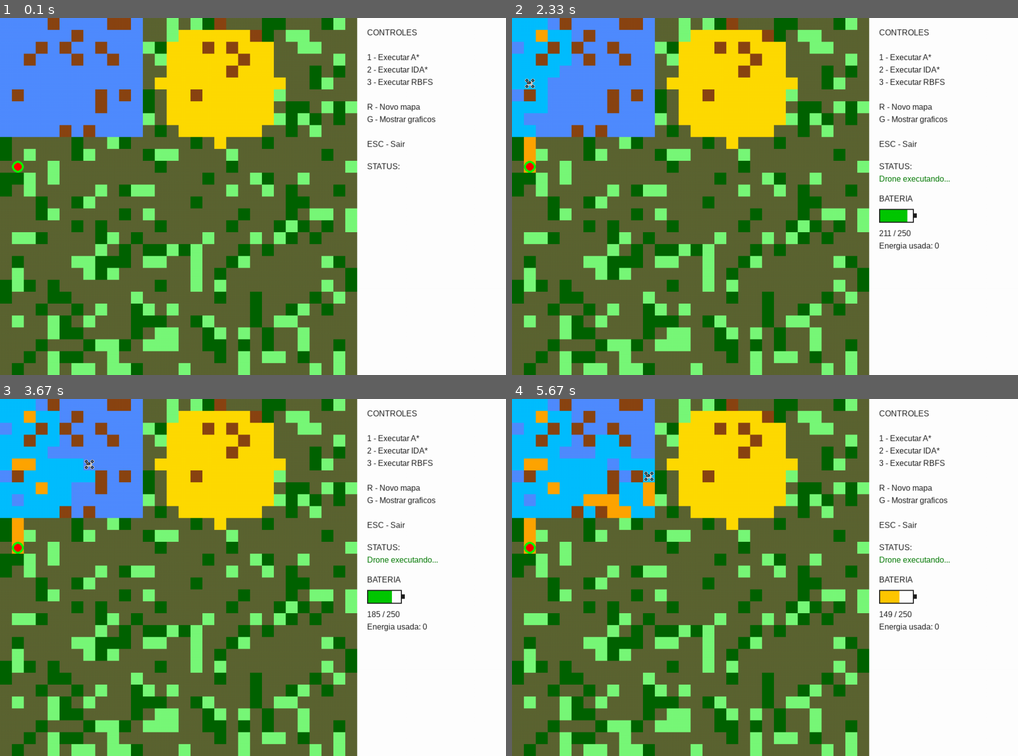
Above: before the commit, frames 1-4 (two rows, left to right).
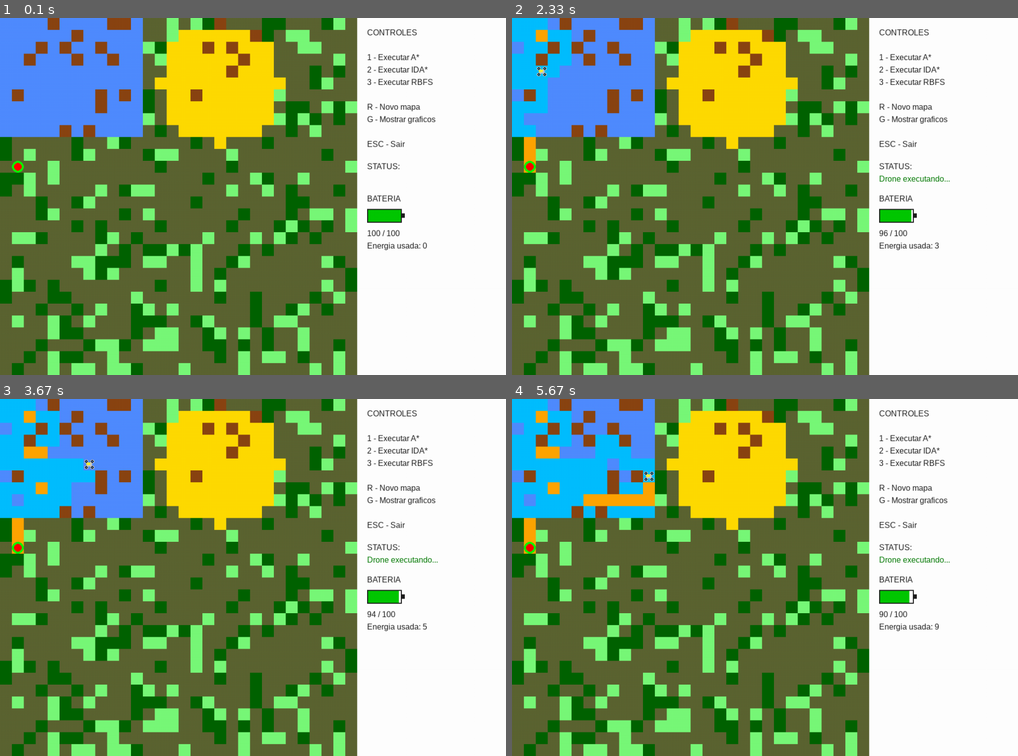
Above: after the commit, the same moments.

Repository: Trabalhos-UNIP-IA/IA_J903_Agro_Comparacao_Astar_IDAstar_RBFS
Game: pygame game, started from pygame_vizual.py
Two runs of this game, one before a commit and one after it. Both use one fixed random seed, a clock stepped at 60 frames per second and the inputs below.
Inputs:
- Up to frame 1 (0.1 s): no input
- Up to frame 2 (2.33 s): tap 1 at 0.33 s
- Up to frame 3 (3.67 s): no input
- Up to frame 4 (5.67 s): no input

The runs differ from the first frame. In frame 1, 0.5% of the frame differs, in the area x 72-85%, y 49-66%; in frame 2, 0.2%; in frame 3, 0.5%; in frame 4, 0.9%, in the area x 2-85%, y 13-65%.

Commit message:
atualizaçao

Diff:
--- a/config.py
+++ b/config.py
@@ -5,11 +5,10 @@
 TAMANHO = 24
 LINHAS = 30
 COLUNAS = 30
-
 LARGURA = COLUNAS * TAMANHO + 300
 ALTURA = LINHAS * TAMANHO
 E_MAX = 100  # energia máxima do drone
-CUSTO_MOVIMENTO = 0.8  # custo de energia para cada movimento
+CUSTO_MOVIMENTO = 0.2  # custo de energia para cada movimento
 DIRECOES = [(1, 0), (-1, 0), (0, 1), (0, -1)]
 
 # =============================
--- a/mapa.py
+++ b/mapa.py
@@ -1,5 +1,5 @@
 import random
-from Drone import Drone
+
 import pygame
 from config import LINHAS, COLUNAS, TAMANHO, BRANCO, PRETO, AZUL, AMARELO, VERDE, VERMELHO, CINZA
 
@@ -50,7 +50,7 @@
     return grid
 
 
-def desenhar(tela,grid,start:list , goal:list, cdrone=None,cdrone2=None,drone=Drone,drone2=Drone):
+def desenhar(tela,grid,start:list , goal:list, drone=None,drone2=None):
 
     tela.fill(BRANCO)
 
@@ -95,11 +95,100 @@
         TAMANHO // 3,
     )
 
-    if cdrone:
-        drone.desenhar_drone(cdrone,tela,TAMANHO)
-    if cdrone2:
-        drone2.desenhar_drone(cdrone2,tela,TAMANHO)
-
+    if drone:
+
+        x, y = drone
+        # pygame.draw.rect(
+        #     tela,
+        #     CINZA,
+        #     ( y * TAMANHO  , x * TAMANHO
+        #      , TAMANHO*.7, TAMANHO*.5),
+        #     )
+                # Definindo o retângulo do corpo (centralizado no drone)
+        largura_corpo = TAMANHO // 2
+        altura_corpo = TAMANHO // 3
+
+        # Desenha o retângulo preenchido (width=0) e com cantos levemente arredondados
+        # 1. Definimos o centro da célula (onde o drone está)
+        centro_x = y * TAMANHO + TAMANHO // 2
+        centro_y = x * TAMANHO + TAMANHO // 2
+
+        pygame.draw.rect(
+            tela,
+            CINZA,
+            (centro_x - largura_corpo // 2, centro_y - altura_corpo // 2, largura_corpo, altura_corpo),
+            width=0,
+            border_radius=5
+        )
+        pygame.draw.rect(
+            tela,
+            [255,255,0],
+            (centro_x - largura_corpo // 2, centro_y - altura_corpo // 2, largura_corpo*.7, altura_corpo*.7),
+            width=2,
+            border_radius=5
+        )
+        # 2. Definimos a distância do centro até as hélices (ajuste o 4 conforme desejar)
+        deslocamento = TAMANHO // 4
+
+        # 3. Lista de direções: (horizontal, vertical)
+        # (-1, -1) = Superior Esquerdo | (1, -1) = Superior Direito
+        # (-1, 1)  = Inferior Esquerdo | (1, 1)  = Inferior Direito
+
+        posicoes = [(-1, -1), (1, -1), (-1, 1), (1, 1)]
+
+        for dx, dy in posicoes:
+            # Calcula a posição de cada hélice
+            pos_helice = (centro_x + dx * deslocamento, centro_y + dy * deslocamento)
+
+            # Desenha o círculo Amarelo (Externo)
+            pygame.draw.circle(tela, CINZA, pos_helice, TAMANHO // 6,width=3)
+
+            # Desenha o círculo Preto (Interno)
+            pygame.draw.circle(tela, PRETO, pos_helice, TAMANHO // 8 ,width=2)
+    if drone2:
+        tamanho = TAMANHO
+        desenhar_drone(drone2,tela,tamanho,[0,0,255],[255,0,0])
+        # x, y = drone2
+        # largura_corpo = TAMANHO // 2
+        # altura_corpo = TAMANHO // 3
+
+        # # Desenha o retângulo preenchido (width=0) e com cantos levemente arredondados
+        # # 1. Definimos o centro da célula (onde o drone está)
+        # centro_x = y * TAMANHO + TAMANHO // 2
+        # centro_y = x * TAMANHO + TAMANHO // 2
+
+        # pygame.draw.rect(
+        #     tela,
+        #     [0,0,255],
+        #     (centro_x - largura_corpo // 2, centro_y - altura_corpo // 2, largura_corpo, altura_corpo),
+        #     width=0,
+        #     border_radius=5
+        # )
+        # pygame.draw.rect(
+        #     tela,
+        #     [255,0,0],
+        #     (centro_x - largura_corpo // 2, centro_y - altura_corpo // 2, largura_corpo*.7, altura_corpo*.7),
+        #     width=2,
+        #     border_radius=5
+        # )
+        # # 2. Definimos a distância do centro até as hélices (ajuste o 4 conforme desejar)
+        # deslocamento = TAMANHO // 4
+
+        # # 3. Lista de direções: (horizontal, vertical)
+        # # (-1, -1) = Superior Esquerdo | (1, -1) = Superior Direito
+        # # (-1, 1)  = Inferior Esquerdo | (1, 1)  = Inferior Direito
+
+        # posicoes = [(-1, -1), (1, -1), (-1, 1), (1, 1)]
+
+        # for dx, dy in posicoes:
+        #     # Calcula a posição de cada hélice
+        #     pos_helice = (centro_x + dx * deslocamento, centro_y + dy * deslocamento)
+
+        #     # Desenha o círculo Amarelo (Externo)
+        #     pygame.draw.circle(tela, [0,0,255], pos_helice, TAMANHO // 6,width=3)
+
+        #     # Desenha o círculo Preto (Interno)
+        #     pygame.draw.circle(tela, [255,0,0], pos_helice, TAMANHO // 8 ,width=2)
 
 def desenhar_drone(cortendas:list,tela, tamanho,cor_primaria:list,cor_secundaria:list):
         x, y = cortendas
@@ -128,6 +217,10 @@
         # 2. Definimos a distância do centro até as hélices (ajuste o 4 conforme desejar)
         deslocamento = tamanho // 4
 
+        # 3. Lista de direções: (horizontal, vertical)
+        # (-1, -1) = Superior Esquerdo | (1, -1) = Superior Direito
+        # (-1, 1)  = Inferior Esquerdo | (1, 1)  = Inferior Direito
+
         posicoes = [(-1, -1), (1, -1), (-1, 1), (1, 1)]
 
         for dx, dy in posicoes:
--- a/pygame_vizual.py
+++ b/pygame_vizual.py
@@ -1,12 +1,13 @@
+
 # Importações e configurações
 import pygame
+import heapq
 import time
+import tracemalloc
 from copy import deepcopy
-from config import  COLUNAS, TAMANHO, PRETO,ALTURA, LARGURA,CINZA
+from config import LINHAS, COLUNAS, TAMANHO, PRETO,ALTURA, LARGURA,CUSTO_MOVIMENTO ,E_MAX,DIRECOES
 from mapa import gerar_mapa, desenhar
-from Drone import Drone
 import matplotlib.pyplot as plt
-from algoritmos import executar_algoritmo,custo , ida_star,astar,run_rbfs
 
 # Inicialização do Pygame e variáveis globais
 
@@ -15,19 +16,302 @@
 pygame.display.set_caption("Drone Agrícola - Comparação de Algoritmos")
 clock = pygame.time.Clock()
 fonte = pygame.font.SysFont("Arial", 16)
+bateria = E_MAX
 energia_consumida = 0
 status_mensagem = ""
 start = (12, 1)  # canto da área azul
 goal = (12, 1)  # último bloco inferior da área amarela
-performance = []
+
 # GERAR MAPA
 
 gridori = gerar_mapa(start=start, goal=goal)
 grid = deepcopy(gridori)
 
+# HEURÍSTICA
+def heuristic(a, b):
+    return abs(a[0] - b[0]) + abs(a[1] - b[1])
+
+# VIZINHOS
+def neighbors(n):
+
+    x, y = n
+    result = []
+
+    for dx, dy in DIRECOES:
+
+        nx = x + dx
+        ny = y + dy
+
+        if 0 <= nx < LINHAS and 0 <= ny < COLUNAS:
+
+            # evita obstáculos
+            if grid[nx][ny] != 1:
+                result.append((nx, ny))
+
+    return result
+
+# CUSTO
+def custo(x, y):
+
+    if grid[x][y] == 2:
+        return CUSTO_MOVIMENTO * 0.5
+    elif grid[x][y] == 3:
+        return CUSTO_MOVIMENTO * 0.5
+    else:
+        return CUSTO_MOVIMENTO
+
+# A*
+def astar(start, goal):
+
+    open_list = []
+    heapq.heappush(open_list, (0, start))
+
+    came = {}
+    g = {start: 0}
+
+    while open_list:
+
+        _, current = heapq.heappop(open_list)
+
+        if current == goal:
+
+            path = []
+
+            while current in came:
+                path.append(current)
+                current = came[current]
+
+            path.append(start)
+            path.reverse()
+
+            return path
+
+        for n in neighbors(current):
+
+            tentative = g[current] + custo(n[0], n[1])
+
+            if tentative > E_MAX:
+                continue
+
+            if n not in g or tentative < g[n]:
+
+                g[n] = tentative
+                f = tentative + heuristic(n, goal)
+
+                heapq.heappush(open_list, (f, n))
+                came[n] = current
+
+    return None
+
+# IDA*
+def ida_star(start, goal):
+
+    bound = heuristic(start, goal)
+    path = [start]
+
+    def search(path, g, bound):
+
+        node = path[-1]
+
+        f = g + heuristic(node, goal)
+
+        if f > bound:
+            return f
+
+        if node == goal:
+            return path.copy()
+
+        minimum = float("inf")
+
+        for n in neighbors(node):
+
+            if n in path:
+                continue
+
+            cost = custo(n[0], n[1])
+
+            path.append(n)
+
+            t = search(path, g + cost, bound)
+
+            if isinstance(t, list):
+                return t
+
+            if t < minimum:
+                minimum = t
+
+            path.pop()
+
+        return minimum
+
+    while True:
+
+        t = search(path, 0, bound)
+
+        if isinstance(t, list):
+            return t
+
+        if t == float("inf"):
+            return None
+
+        bound = t
+
+# RBFS
+def rbfs(node, goal, g, bound, path):
+
+    f = g + heuristic(node, goal)
+
+    if f > bound:
+        return None, f
+
+    if node == goal:
+        return path, f
+
+    successors = []
+
+    for n in neighbors(node):
+
+        if n in path:
+            continue
+
+        cost = custo(n[0], n[1])
+
+        successors.append((n, g + cost + heuristic(n, goal), cost))
+
+    if not successors:
+        return None, float("inf")
+
+    while True:
+
+        successors.sort(key=lambda x: x[1])
+
+        best, best_f, best_cost = successors[0]
+
+        if best_f > bound:
+            return None, best_f
+
+        alt = successors[1][1] if len(successors) > 1 else float("inf")
+
+        result, new_f = rbfs(best, goal, g + best_cost, min(bound, alt), path + [best])
+
+        successors[0] = (best, new_f, best_cost)
+
+        if result:
+            return result, new_f
+
+def run_rbfs(start, goal):
+
+    path, _ = rbfs(start, goal, 0, float("inf"), [start])
+    return path
+
+# VARREDURA INTELIGENTE
+def cobrir_regiao(start_pos, area, algoritmo):
+
+    caminho_total = []
+    atual = start_pos
+
+    area_restante = set(area)
+
+    while area_restante:
+
+        # escolher ponto mais próximo
+        alvo = min(area_restante, key=lambda c: heuristic(atual, c))
+
+        caminho = algoritmo(atual, alvo)
+
+        if not caminho:
+            # se não encontrar caminho remove o ponto
+            area_restante.remove(alvo)
+            continue
+
+        caminho_total += caminho[1:]
+
+        atual = alvo
+
+        area_restante.remove(alvo)
+
+    return caminho_total
+
+def pegar_regiao(tipo,grid):
+
+    regiao = []
+
+    for i in range(LINHAS):
+        for j in range(COLUNAS):
+
+            if grid[i][j] == tipo:
+                regiao.append((i, j))
+
+    return regiao
+
+# PERFORMANCE
+
+performance = []
+def executar_algoritmo(nome, func,grid):
+
+    tracemalloc.start()
+    t0 = time.perf_counter()
+
+    area_ret = pegar_regiao(2,grid)
+    area_circ = pegar_regiao(3,grid)
+
+    # ir até a primeira área
+    entrada = min(area_ret, key=lambda c: heuristic(start, c))
+    path1 = func(start, entrada)
+
+    # cobrir área retangular
+    path2 = cobrir_regiao(entrada, area_ret, func)
+
+    ultimo = path2[-1] if path2 else entrada
+
+    # ir para área circular
+    entrada2 = min(area_circ, key=lambda c: heuristic(ultimo, c))
+    path3 = func(ultimo, entrada2)
+
+    # cobrir área circular
+    path4 = cobrir_regiao(entrada2, area_circ, func)
+    #
+    entrada3 = path4[-1] if path4 else entrada2
+    path5 = func(entrada3,goal)
+    path = path1 + path2 + path3 + path4 + path5
+    tempo = time.perf_counter() - t0
+
+    current, peak = tracemalloc.get_traced_memory()
+    mem = peak / 1024
+    tracemalloc.stop()
+
+    energia = sum(custo(x, y) for x, y in path)
+
+    performance.append(
+        {"algoritmo": nome, "tempo": tempo, "memoria": mem, "energia": energia}
+    )
+
+    return path
+
+# COMPARAR ALGORITMOS
+def comparar_algoritmos():
+
+    global performance
+
+    performance.clear()
+
+    algoritmos = [("A*", astar), ("IDA*", ida_star), ("RBFS", run_rbfs)]
+
+    for nome, func in algoritmos:
+
+        print("Executando:", nome)
+
+        path = executar_algoritmo(nome, func,gridori)
+
+        if path:
+            animar(path,gridori)
+        else:
+            print("Nenhum caminho encontrado para", nome)
+
+    mostrar_graficos()
 
 # GRÁFICOS
-def mostrar_graficos(performance):
+def mostrar_graficos():
 
     if not performance:
         return
@@ -53,34 +337,37 @@
 
     plt.show()
 
-# def desenhar_bateria(x, y,bateria,e_max):
-
-
-#     largura = 70
-#     altura = 28
-
-#     porcentagem = bateria / E_MAX
-
-#     # cor da bateria
-#     if porcentagem > 0.6:
-#         cor = (0, 200, 0)
-#     elif porcentagem > 0.3:
-#         cor = (255, 200, 0)
-#     else:
-#         cor = (200, 0, 0)
-
-#     # corpo da bateria
-#     pygame.draw.rect(tela, PRETO, (x, y, largura, altura), 2)
-
-#     # nível da bateria
-#     nivel = int((largura - 4) * porcentagem)
-
-#     pygame.draw.rect(tela, cor, (x + 2, y + 2, nivel, altura - 4))
-
-#     # terminal da bateria
-#     pygame.draw.rect(tela, PRETO, (x + largura, y + altura // 3, 6, altura // 3))
-
-def desenhar_ui(status_mensagem,drone:Drone = None):
+def desenhar_bateria(x, y):
+
+    global bateria
+
+    largura = 70
+    altura = 28
+
+    porcentagem = bateria / E_MAX
+
+    # cor da bateria
+    if porcentagem > 0.6:
+        cor = (0, 200, 0)
+    elif porcentagem > 0.3:
+        cor = (255, 200, 0)
+    else:
+        cor = (200, 0, 0)
+
+    # corpo da bateria
+    pygame.draw.rect(tela, PRETO, (x, y, largura, altura), 2)
+
+    # nível da bateria
+    nivel = int((largura - 4) * porcentagem)
+
+    pygame.draw.rect(tela, cor, (x + 2, y + 2, nivel, altura - 4))
+
+    # terminal da bateria
+    pygame.draw.rect(tela, PRETO, (x + largura, y + altura // 3, 6, altura // 3))
+
+def desenhar_ui():
+
+    global status_mensagem
 
     x_offset = COLUNAS * TAMANHO + 20
     y = 20
@@ -130,39 +417,41 @@
     # -------------------------
     # BATERIA VISUAL
     # -------------------------
-    if drone :
-        y += 40
-
-        img = fonte.render("BATERIA", True, PRETO)
-        tela.blit(img, (x_offset, y))
-
-        y += 30
-
-        drone.desenhar_bateria(x_offset, y,tela)
-
-        y += 40
-
-        texto = f"{int(drone.bateria)} / {drone.e_max}"
-        img = fonte.render(texto, True, PRETO)
-        tela.blit(img, (x_offset, y))
-
-        y += 25
-
-        # energia consumida
-        texto_uso = f"Energia usada: {int(energia_consumida)}"
-        img = fonte.render(texto_uso, True, PRETO)
-        tela.blit(img, (x_offset, y))
+
+    y += 40
+
+    img = fonte.render("BATERIA", True, PRETO)
+    tela.blit(img, (x_offset, y))
+
+    y += 30
+
+    desenhar_bateria(x_offset, y)
+
+    y += 40
+
+    texto = f"{int(bateria)} / {E_MAX}"
+    img = fonte.render(texto, True, PRETO)
+    tela.blit(img, (x_offset, y))
+
+    y += 25
+
+    # energia consumida
+    texto_uso = f"Energia usada: {int(energia_consumida)}"
+    img = fonte.render(texto_uso, True, PRETO)
+    tela.blit(img, (x_offset, y))
 
 # ANIMAÇÃO
 def animar(path,grid,func=None):
 
-    drone1 = Drone(CINZA,PRETO)
+    global bateria, energia_consumida, status_mensagem
+
     if not path:
         status_mensagem = "Nenhum caminho encontrado"
         return
+
+    bateria = E_MAX
     energia_consumida = 0
     status_mensagem = "Drone executando..."
-    desenhar_ui(status_mensagem,drone1)
     u = None
     for p in path:
 
@@ -176,61 +465,58 @@
                 case _:
                     grid[u[0]][u[1]] = 9
         x, y = p
-        gasto = custo(grid[x][y],drone1.custo_de_deslocamento)
+        gasto = custo(x, y)
 
         # verificar bateria
-        if drone1.bateria - gasto < 4:
-            path2 = func(start, p,grid)
+        if bateria - gasto < 5:
+            path2 = func(start, p)
             status_mensagem = "Bateria acabou!\r O Drone esta fazendo um pouso forçado \r chamando o drone de emergencia para resgate"
-            desenhar_ui(status_mensagem,drone1)
-            drone2 = Drone([0,0,255],[255,0,0])
+            desenhar_ui()
             time.sleep(2)
             for p2 in path2:
                 status_mensagem = "O drone de emergencia esta indo busca o drone sem bateria "
-                desenhar(tela, grid,start, goal,cdrone=p, cdrone2=p2,drone=drone1,drone2=drone2)
-                desenhar_ui(status_mensagem,drone1)
+                desenhar(tela, grid,start, goal,p, p2)
+                desenhar_ui()
                 pygame.display.update()
                 pygame.time.delay(20)
-
-            path3 = func(p, goal,grid)
+            path3 = func(p, goal)
             status_mensagem = "O drone de emergencia encontrou o drone sem bateria "
-            desenhar_ui(status_mensagem,drone1)
+            desenhar_ui()
             time.sleep(2)
             for p2 in path3:
                 status_mensagem = "O drone de emergencia esta levando o drone sem bateria para a base "
-                desenhar_ui(status_mensagem,drone1)
-                desenhar(tela, grid,start, goal,cdrone=p2, cdrone2=p2,drone=drone1,drone2=drone2)
+                desenhar_ui()
+                desenhar(tela, grid,start, goal,p2, p2)
                 pygame.display.update()
                 pygame.time.delay(20)
             status_mensagem = "O drone principal esta na base recarregando e sofrendo atualizações"
 
-            desenhar_ui(status_mensagem,drone1)
+            desenhar_ui()
             return grid
         else:
-            drone1.bateria -= gasto
+            bateria -= gasto
             energia_consumida += gasto
 
-            desenhar(tela, grid,start, goal,cdrone=p,drone=drone1,)
-            desenhar_ui(status_mensagem,drone1)
+            desenhar(tela, grid,start, goal, p)
+            desenhar_ui()
 
             pygame.display.update()
             pygame.time.delay(60)
             u = p
 
-    if drone1.bateria > 0:
+    if bateria > 0:
         status_mensagem = "Missao concluida"
-        desenhar(tela,grid,start,goal,drone=drone1)
         return grid
 
 # LOOP
-def escolher(start, goal,mensagem,algo,func,gridori,performance):
+def escolher(mensagem,algo,func,gridori):
+    global status_mensagem
     grid = deepcopy(gridori)
     status_mensagem = mensagem
-    path,performance = executar_algoritmo(start, goal,algo, func,grid,performance)
-
+    path = executar_algoritmo(algo, func,grid=grid)
     grid = animar(path,grid,func)
 
-    return grid , performance
+    return grid
 
 running = True
 while running:
@@ -248,21 +534,20 @@
                     status_mensagem = "Novo mapa gerado"
                     grid = deepcopy(gridori)
                     performance = []
-
                 case pygame.K_1:
-                    grid ,performance= escolher(start,goal,"Executando A*", "A*", astar,gridori,performance)
+                    grid= escolher("Executando A*", "A*", astar,gridori)
 
 
                 case pygame.K_2:
-                    grid,performance= escolher(start,goal,"Executando IDA*", "IDA*", ida_star,gridori,performance)
+                    grid= escolher("Executando IDA*", "IDA*", ida_star,gridori)
 
 
                 case pygame.K_3:
-                    grid,performance=escolher(start,goal,"Executando RBFS", "RBFS", run_rbfs,gridori,performance)
+                    grid=escolher("Executando RBFS", "RBFS", run_rbfs,gridori)
 
                 case pygame.K_g:
                     status_mensagem = "Mostrando gráficos"
-                    mostrar_graficos(performance)
+                    mostrar_graficos()
 
                 case pygame.K_ESCAPE:
                     running = False
@@ -271,7 +556,7 @@
 
     # desenhar tela
     desenhar(tela, grid,start, goal)
-    desenhar_ui(status_mensagem)
+    desenhar_ui()
 
     pygame.display.update()
 
